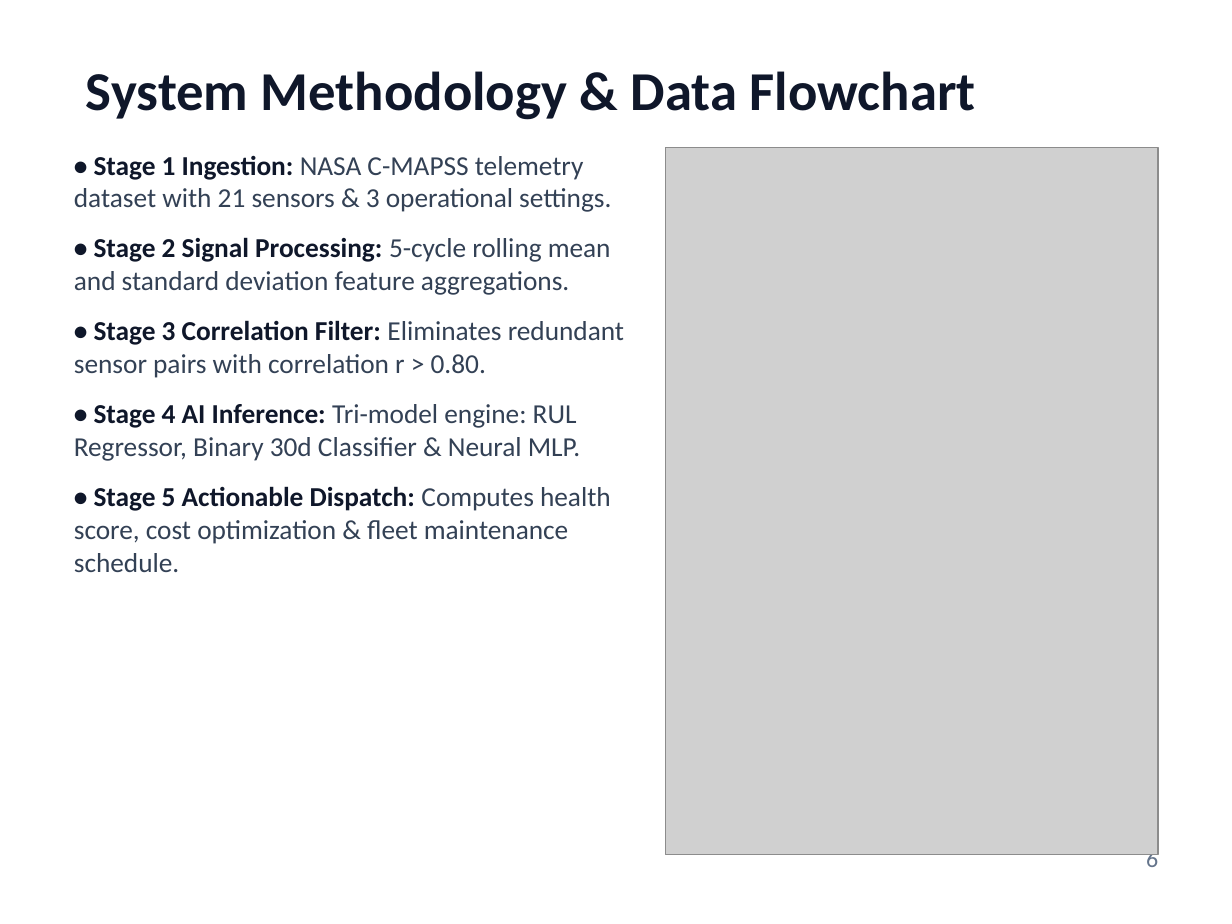
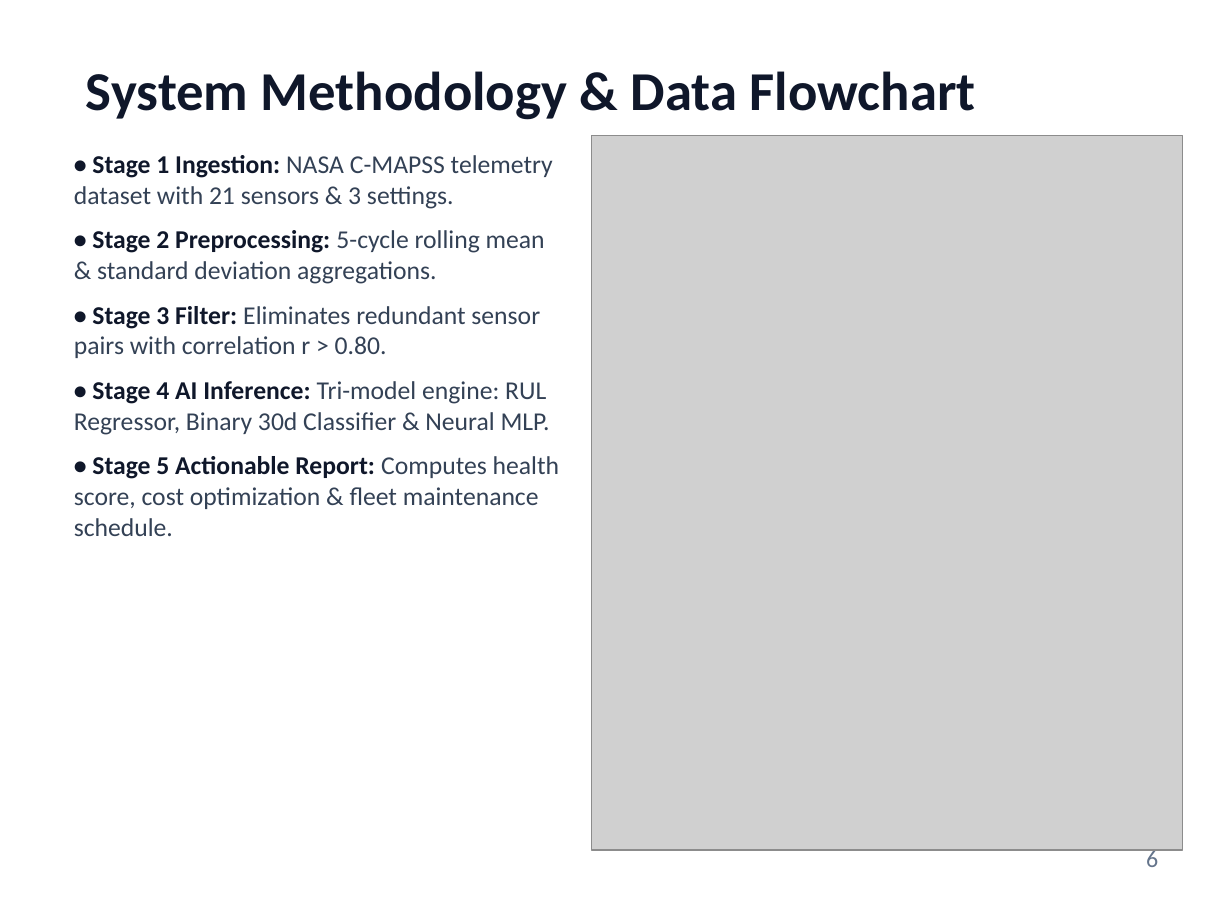
Before and after one commit to PiyushTiwari2051/Predictive-Master, a slide deck: slide 6 of Internship Presentation PPTs Template Final.pptx. Drawn at 1232x924 pixels with LibreOffice and Linux fonts; fonts in the diff are those of the drawing; grey boxes stand for pictures. Boxes give left, top, right and bottom in pixels: in the first picture for what was removed or moved away, otherwise in the second. Text is boxed around its words. In the diff, an @@ line names an element or a change of style, - is before the commit and + after.

```diff
--- a/Internship Presentation PPTs Template Final.pptx
+++ b/Internship Presentation PPTs Template Final.pptx
@@ picture: place and size @@
-picture at (665,148,1158,855)
+picture at (591,136,1183,850)
@@ text at (74,155,553,358): text changed; size 16 to 15 pt @@
-• Stage 1 Ingestion: NASA C-MAPSS telemetry dataset with 21 sensors & 3 operational settings.
-• Stage 2 Signal Processing: 5-cycle rolling mean and standard deviation feature aggregations.
-• Stage 3 Correlation Filter: Eliminates redundant sensor pairs with correlation r > 0.80.
+• Stage 1 Ingestion: NASA C-MAPSS telemetry dataset with 21 sensors & 3 settings.
+• Stage 2 Preprocessing: 5-cycle rolling mean & standard deviation aggregations.
+• Stage 3 Filter: Eliminates redundant sensor pairs with correlation r > 0.80.
@@ text at (74,381,550,435): size 16 to 15 pt in "• Stage 4 AI Inference: Tri-model engine: ..."; less space between paragraphs @@
@@ text at (74,456,559,536): text changed; size 16 to 15 pt @@
-• Stage 5 Actionable Dispatch: Computes health score, cost optimization & fleet maintenance schedule.
+• Stage 5 Actionable Report: Computes health score, cost optimization & fleet maintenance schedule.
```
Also in this commit, not shown: 15 other slides changed, 2 other files.
